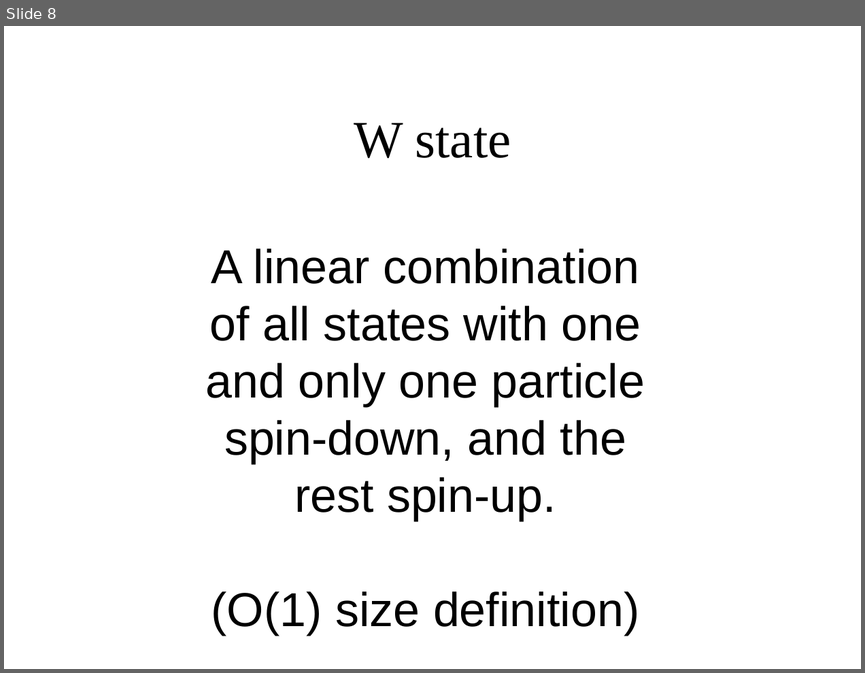
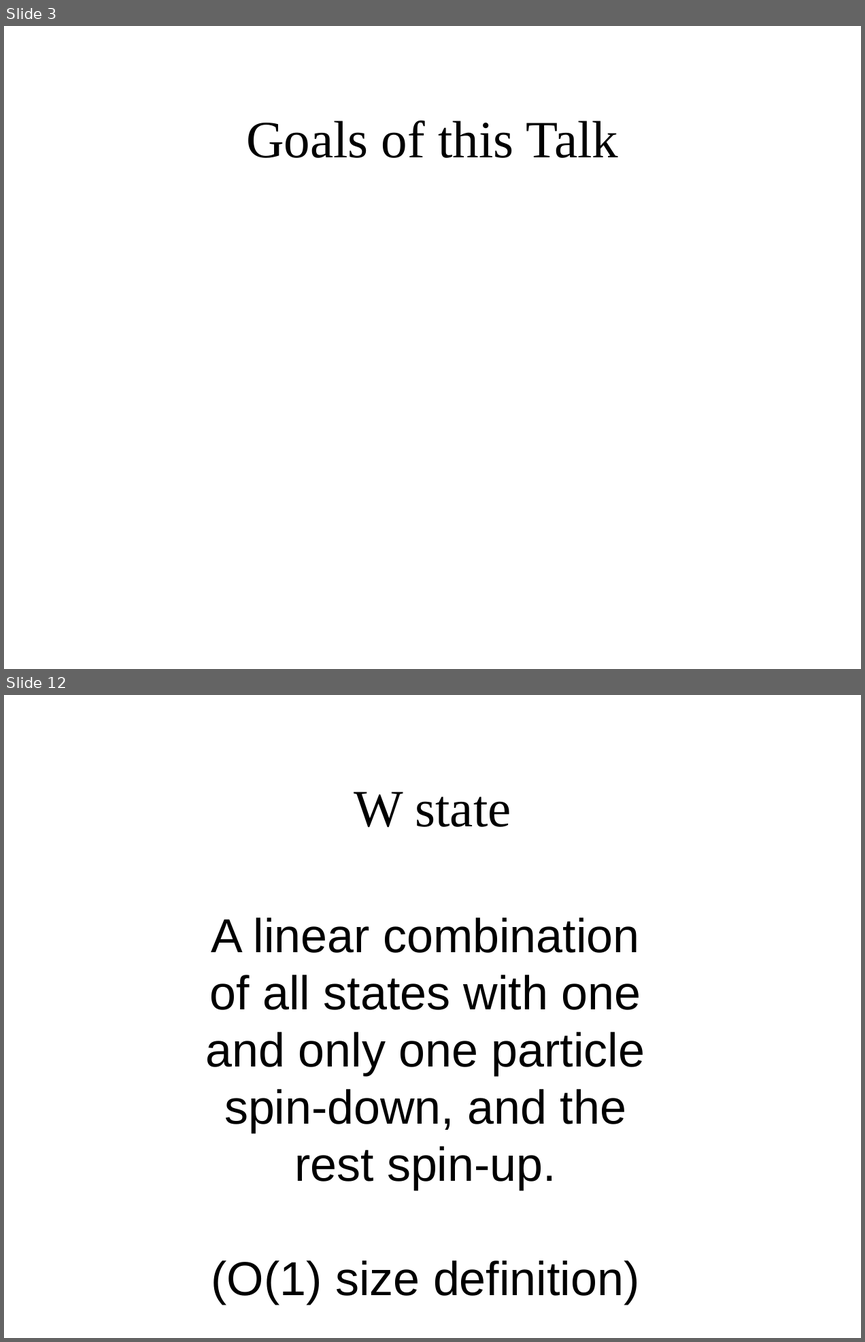
Before and after one commit to gcross/QC-Talks, a slide deck: GeneralExam/WeaponsOfMassSimulation.odp. Shown one above the other, each under a label of ours: slide 8 before the commit, slides 3 and 12 after it; the slides between them are not shown. The pictures are 865x673 and 865x1342 pixels, drawn with LibreOffice and Linux fonts; fonts in the diff are those of the drawing; background and template pictures are left out. Boxes give left, top, right and bottom in pixels: in the first picture for what was removed or moved away, otherwise in the second. Text is boxed around its words. In the diff, an @@ line names an element or a change of style, - is before the commit and + after.

```diff
--- a/GeneralExam/WeaponsOfMassSimulation.odp
+++ b/GeneralExam/WeaponsOfMassSimulation.odp
@@ slide 3 added at (4, 26, 861, 669), background picture (left out) @@
@@ title added at (246, 120, 618, 158), 44 pt, text #000000 @@
+Goals of this Talk
@@ what was slide 8 is now slide 12 @@
```
Also in this commit, not shown: 6 slides changed, 5 other slides added, 2 slides removed.
